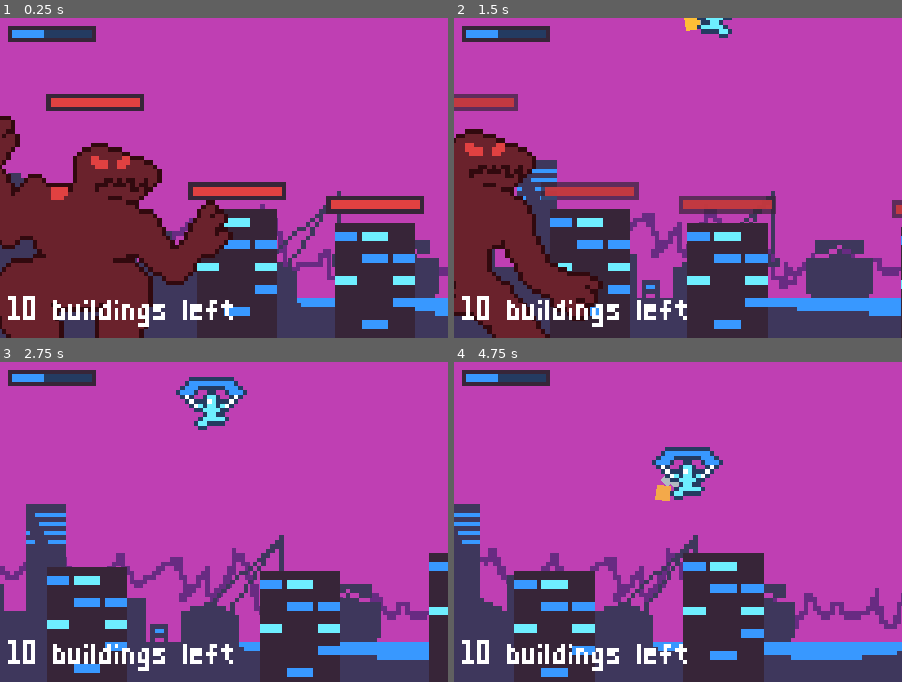
Above: before the commit, frames 1-4 (two rows, left to right).
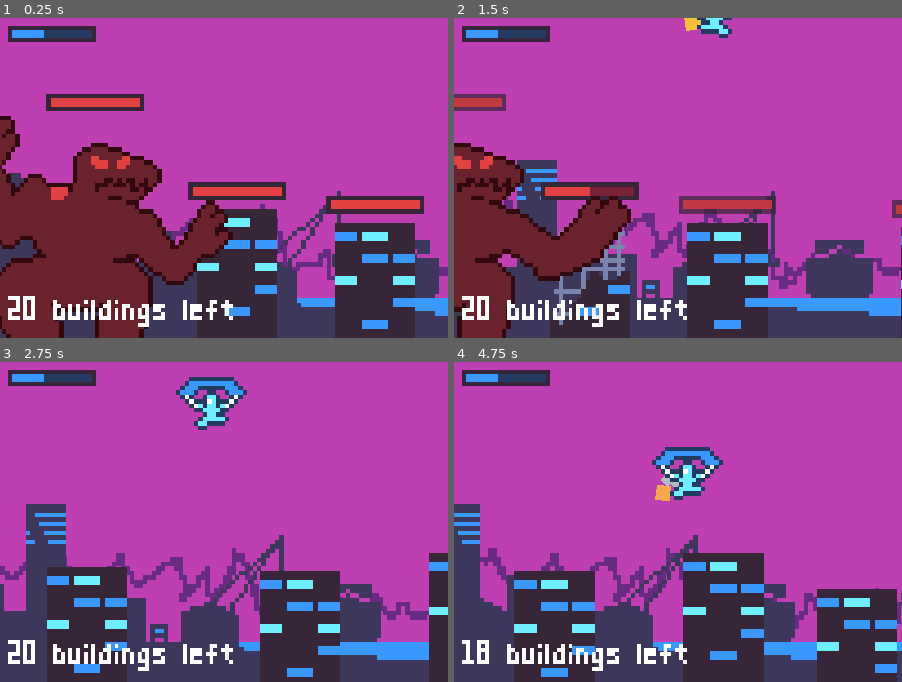
Above: after the commit, the same moments.

Repository: rthurmed/KaijuPilot
Game: Godot game, scene res://src/Main.tscn
Two runs of this game, one before a commit and one after it. Both use one fixed random seed, a clock stepped at 60 frames per second and the inputs below.
Inputs:
- Up to frame 1 (0.25 s): no input
- Up to frame 2 (1.5 s): tap Enter at 0.5 s; hold Right (right) from 0.53 s (still down); tap X (attack) at 0.6 s; tap Z (jetpack) at 1.35 s
- Up to frame 3 (2.75 s): release Right (right) at 2.03 s; hold Left (left) from 2.03 s (still down); tap X (attack) at 2.1 s
- Up to frame 4 (4.75 s): release Left (left) at 2.78 s; hold Right (right) 2.78-4.28 s; tap Z (jetpack) at 2.85, 4.35 s; tap X (attack) at 3.6 s; tap R (reset, bound only after the commit) at 4.15 s; hold Left (left) from 4.28 s (still down)

The runs differ from the first frame. In frame 1, 0.1% of the frame differs, in the area x 1-5%, y 86-94%; in frame 2, 12%, in the area x 0-42%, y 23-100%; in frame 3, 0.1%; in frame 4, 5.2%.

Commit message:
Added Game Over screen

Diff:
--- a/project.godot
+++ b/project.godot
@@ -72,7 +72,7 @@
 window/size/test_width=672
 window/size/test_height=480
 window/stretch/mode="2d"
-window/stretch/aspect="keep_height"
+window/stretch/aspect="keep"
 
 [importer_defaults]
 
@@ -119,6 +119,11 @@
 "events": [ Object(InputEventKey,"resource_local_to_scene":false,"resource_name":"","device":0,"alt":false,"shift":false,"control":false,"meta":false,"command":false,"pressed":false,"scancode":88,"unicode":0,"echo":false,"script":null)
  ]
 }
+reset={
+"deadzone": 0.5,
+"events": [ Object(InputEventKey,"resource_local_to_scene":false,"resource_name":"","device":0,"alt":false,"shift":false,"control":false,"meta":false,"command":false,"pressed":false,"scancode":82,"unicode":0,"echo":false,"script":null)
+ ]
+}
 
 [layer_names]
 
--- /dev/null
+++ b/src/GameOver.gd
@@ -0,0 +1,13 @@
+extends Control
+
+
+onready var animation = $AnimationPlayer
+
+
+func _ready():
+	animation.play("start")
+
+
+func _process(_delta):
+	if Input.is_action_just_released("reset"):
+		var _status = get_tree().change_scene("res://src/Main.tscn")
--- /dev/null
+++ b/src/GameOver.tscn
@@ -0,0 +1,91 @@
+[gd_scene load_steps=6 format=2]
+
+[ext_resource path="res://assets/kaiju1-Sheet.png" type="Texture" id=1]
+[ext_resource path="res://assets/backdrop-fire.png" type="Texture" id=2]
+[ext_resource path="res://assets/font/default_font.tres" type="DynamicFont" id=3]
+[ext_resource path="res://src/GameOver.gd" type="Script" id=4]
+
+[sub_resource type="Animation" id=1]
+resource_name = "start"
+tracks/0/type = "value"
+tracks/0/path = NodePath("ColorRect:modulate")
+tracks/0/interp = 1
+tracks/0/loop_wrap = true
+tracks/0/imported = false
+tracks/0/enabled = true
+tracks/0/keys = {
+"times": PoolRealArray( 0, 1 ),
+"transitions": PoolRealArray( 1, 1 ),
+"update": 0,
+"values": [ Color( 1, 1, 1, 1 ), Color( 1, 1, 1, 0 ) ]
+}
+
+[node name="GameOver" type="Control"]
+anchor_left = 0.5
+anchor_top = 0.5
+anchor_right = 0.5
+anchor_bottom = 0.5
+margin_left = -56.0
+margin_top = -40.0
+margin_right = 56.0
+margin_bottom = 40.0
+script = ExtResource( 4 )
+__meta__ = {
+"_edit_use_anchors_": false
+}
+
+[node name="backdrop-fire" type="Sprite" parent="."]
+position = Vector2( 89, 60 )
+texture = ExtResource( 2 )
+
+[node name="Sprite" type="Sprite" parent="."]
+modulate = Color( 0.882353, 0.254902, 0.254902, 1 )
+position = Vector2( 104, 72 )
+texture = ExtResource( 1 )
+flip_h = true
+vframes = 2
+hframes = 4
+
+[node name="Sprite2" type="Sprite" parent="."]
+modulate = Color( 0.882353, 0.254902, 0.254902, 1 )
+position = Vector2( 26, 63 )
+scale = Vector2( 1.3, 1.3 )
+texture = ExtResource( 1 )
+vframes = 2
+hframes = 4
+frame = 5
+
+[node name="Label" type="Label" parent="."]
+margin_left = 28.0
+margin_top = 11.0
+margin_right = 150.0
+margin_bottom = 35.0
+rect_scale = Vector2( 0.5, 0.5 )
+custom_fonts/font = ExtResource( 3 )
+text = "GAME OVER"
+__meta__ = {
+"_edit_use_anchors_": false
+}
+
+[node name="StartOverLabel" type="Label" parent="."]
+margin_left = 32.0
+margin_top = 26.0
+margin_right = 281.0
+margin_bottom = 50.0
+rect_scale = Vector2( 0.2, 0.2 )
+custom_fonts/font = ExtResource( 3 )
+text = "Press \"R\" to try again"
+__meta__ = {
+"_edit_use_anchors_": false
+}
+
+[node name="ColorRect" type="ColorRect" parent="."]
+anchor_right = 1.0
+anchor_bottom = 1.0
+color = Color( 0, 0, 0, 1 )
+__meta__ = {
+"_edit_use_anchors_": false
+}
+
+[node name="AnimationPlayer" type="AnimationPlayer" parent="."]
+anims/start = SubResource( 1 )
--- a/src/Main.gd
+++ b/src/Main.gd
@@ -2,10 +2,33 @@
 
 
 onready var camera_animation = $Pilot/Camera2D/AnimationPlayer
+onready var objective_label = $CanvasLayer/UI/Objective
+onready var animation = $AnimationPlayer
+var building_count = 10
 
+func _ready():
+	building_count = get_node("Buildings").get_child_count()
+	update_objetive()
+
+	for building in get_node("Buildings").get_children():
+		building.connect("death", self, "_on_Building_death")
+
+func update_objetive():
+	objective_label.text = str(building_count, " buildings left")
+
+func _on_Building_death():
+	building_count -= 1
+	if building_count <= 0:
+		animation.play("end")
+	else:
+		update_objetive()
 
 func _on_Pilot_mounted():
 	camera_animation.play("mount_zoom")
 
 func _on_Pilot_unmounted():
 	camera_animation.play_backwards("mount_zoom")
+
+func _on_AnimationPlayer_animation_finished(anim_name):
+	if anim_name == "end":
+		var _status = get_tree().change_scene("res://src/GameOver.tscn")
--- a/src/Main.tscn
+++ b/src/Main.tscn
@@ -31,6 +31,21 @@
 [sub_resource type="RectangleShape2D" id=2]
 extents = Vector2( 24, 362 )
 
+[sub_resource type="Animation" id=4]
+resource_name = "end"
+tracks/0/type = "value"
+tracks/0/path = NodePath("CanvasLayer/UI/ColorRect:modulate")
+tracks/0/interp = 1
+tracks/0/loop_wrap = true
+tracks/0/imported = false
+tracks/0/enabled = true
+tracks/0/keys = {
+"times": PoolRealArray( 0, 1 ),
+"transitions": PoolRealArray( 1, 1 ),
+"update": 0,
+"values": [ Color( 1, 1, 1, 0 ), Color( 1, 1, 1, 1 ) ]
+}
+
 [node name="Main" type="Node2D"]
 script = ExtResource( 6 )
 
@@ -74,6 +89,15 @@
 "_edit_use_anchors_": false
 }
 
+[node name="ColorRect" type="ColorRect" parent="CanvasLayer/UI"]
+modulate = Color( 1, 1, 1, 0 )
+anchor_right = 1.0
+anchor_bottom = 1.0
+color = Color( 0, 0, 0, 1 )
+__meta__ = {
+"_edit_use_anchors_": false
+}
+
 [node name="ParallaxBackground" type="ParallaxBackground" parent="."]
 
 [node name="ParallaxLayer1" type="ParallaxLayer" parent="ParallaxBackground"]
@@ -121,6 +145,39 @@
 [node name="Building1-9" parent="Buildings" instance=ExtResource( 5 )]
 position = Vector2( 199, 0 )
 
+[node name="Building1-10" parent="Buildings" instance=ExtResource( 5 )]
+position = Vector2( 282, 0 )
+
+[node name="Building1-11" parent="Buildings" instance=ExtResource( 5 )]
+position = Vector2( -157, 3 )
+
+[node name="Building1-12" parent="Buildings" instance=ExtResource( 5 )]
+position = Vector2( 346, 0 )
+
+[node name="Building1-13" parent="Buildings" instance=ExtResource( 5 )]
+position = Vector2( 252, 4 )
+
+[node name="Building1-14" parent="Buildings" instance=ExtResource( 5 )]
+position = Vector2( 413, 4 )
+
+[node name="Building1-15" parent="Buildings" instance=ExtResource( 5 )]
+position = Vector2( -332, 4 )
+
+[node name="Building1-16" parent="Buildings" instance=ExtResource( 5 )]
+position = Vector2( -255, 1 )
+
+[node name="Building1-17" parent="Buildings" instance=ExtResource( 5 )]
+position = Vector2( 320, 1 )
+
+[node name="Building1-18" parent="Buildings" instance=ExtResource( 5 )]
+position = Vector2( -293, -1 )
+
+[node name="Building1-19" parent="Buildings" instance=ExtResource( 5 )]
+position = Vector2( 178, 8 )
+
+[node name="Building1-20" parent="Buildings" instance=ExtResource( 5 )]
+position = Vector2( 379, 0 )
+
 [node name="Kaijus" type="Node2D" parent="."]
 position = Vector2( -1, 28 )
 
@@ -128,6 +185,9 @@
 
 [node name="Jupiter2" parent="Kaijus" instance=ExtResource( 8 )]
 position = Vector2( -73, 0 )
+
+[node name="Jupiter3" parent="Kaijus" instance=ExtResource( 8 )]
+position = Vector2( -407, 0 )
 
 [node name="Pilot" parent="." instance=ExtResource( 3 )]
 position = Vector2( 28, -61 )
@@ -137,9 +197,9 @@
 position = Vector2( 0, -7 )
 current = true
 zoom = Vector2( 0.9, 0.9 )
-limit_left = -472
+limit_left = -436
 limit_top = -52
-limit_right = 472
+limit_right = 436
 limit_bottom = 28
 smoothing_enabled = true
 drag_margin_top = 1.0
@@ -161,7 +221,7 @@
 [node name="Wall1" type="StaticBody2D" parent="." groups=[
 "floor",
 ]]
-position = Vector2( -496, 33 )
+position = Vector2( -458, 33 )
 
 [node name="CollisionShape2D" type="CollisionShape2D" parent="Wall1"]
 position = Vector2( 0, -362 )
@@ -170,10 +230,14 @@
 [node name="Wall2" type="StaticBody2D" parent="." groups=[
 "floor",
 ]]
-position = Vector2( 496, 33 )
+position = Vector2( 459, 33 )
 
 [node name="CollisionShape2D" type="CollisionShape2D" parent="Wall2"]
 position = Vector2( 0, -362 )
 shape = SubResource( 2 )
+
+[node name="AnimationPlayer" type="AnimationPlayer" parent="."]
+anims/end = SubResource( 4 )
 [connection signal="mounted" from="Pilot" to="." method="_on_Pilot_mounted"]
 [connection signal="unmounted" from="Pilot" to="." method="_on_Pilot_unmounted"]
+[connection signal="animation_finished" from="AnimationPlayer" to="." method="_on_AnimationPlayer_animation_finished"]
--- a/src/building/Building.gd
+++ b/src/building/Building.gd
@@ -17,11 +17,13 @@
 
 
 func _on_Life_damage(_damage):
-	sprite.frame = total_frames - floor(life.percent() * total_frames)
+	var frame = total_frames - floor(life.percent() * total_frames)
 	if life.total <= 0:
-		sprite.frame = total_frames - 1
+		frame = total_frames - 1
+	sprite.frame = frame
 
 
 func _on_Life_death():
-	collision.disabled = true
+	collision.set_deferred("disabled", true)
 	emit_signal("death")
+	queue_free()
--- a/src/kaiju/state/AttackingBuilding.gd
+++ b/src/kaiju/state/AttackingBuilding.gd
@@ -19,9 +19,12 @@
 
 func _on_AttackArea_body_entered(body):
 	if(
-		body.has_node("Life") and
-		(
-			(kaiju.seeking_enemy and body.is_in_group("kaiju")) or
+		body.has_node("Life") and (
+			(
+				kaiju.seeking_enemy and
+				body.is_in_group("kaiju") and
+				body.name != kaiju.name
+			) or
 			body.is_in_group("building")
 		)
 	):
--- a/src/kaiju/state/Seeking.gd
+++ b/src/kaiju/state/Seeking.gd
@@ -27,7 +27,10 @@
 
 
 func _on_Delay_timeout():
+	if not active(): return
+
 	# Search new position
+	var found_building_target = false
 	kaiju.seeking_enemy = false
 	var target = kaiju.global_position + Vector2(100, 0)
 
@@ -37,7 +40,12 @@
 			target = body.global_position
 			kaiju.seeking_enemy = true
 
-		if not kaiju.seeking_enemy and body.is_in_group("building"):
+		if (
+			not kaiju.seeking_enemy and
+			not found_building_target and
+			body.is_in_group("building")
+		):
+			found_building_target = true
 			target = body.global_position
 
 	kaiju.target_position = target
Not shown: 1 places in src/Main.tscn that only renumber resources
